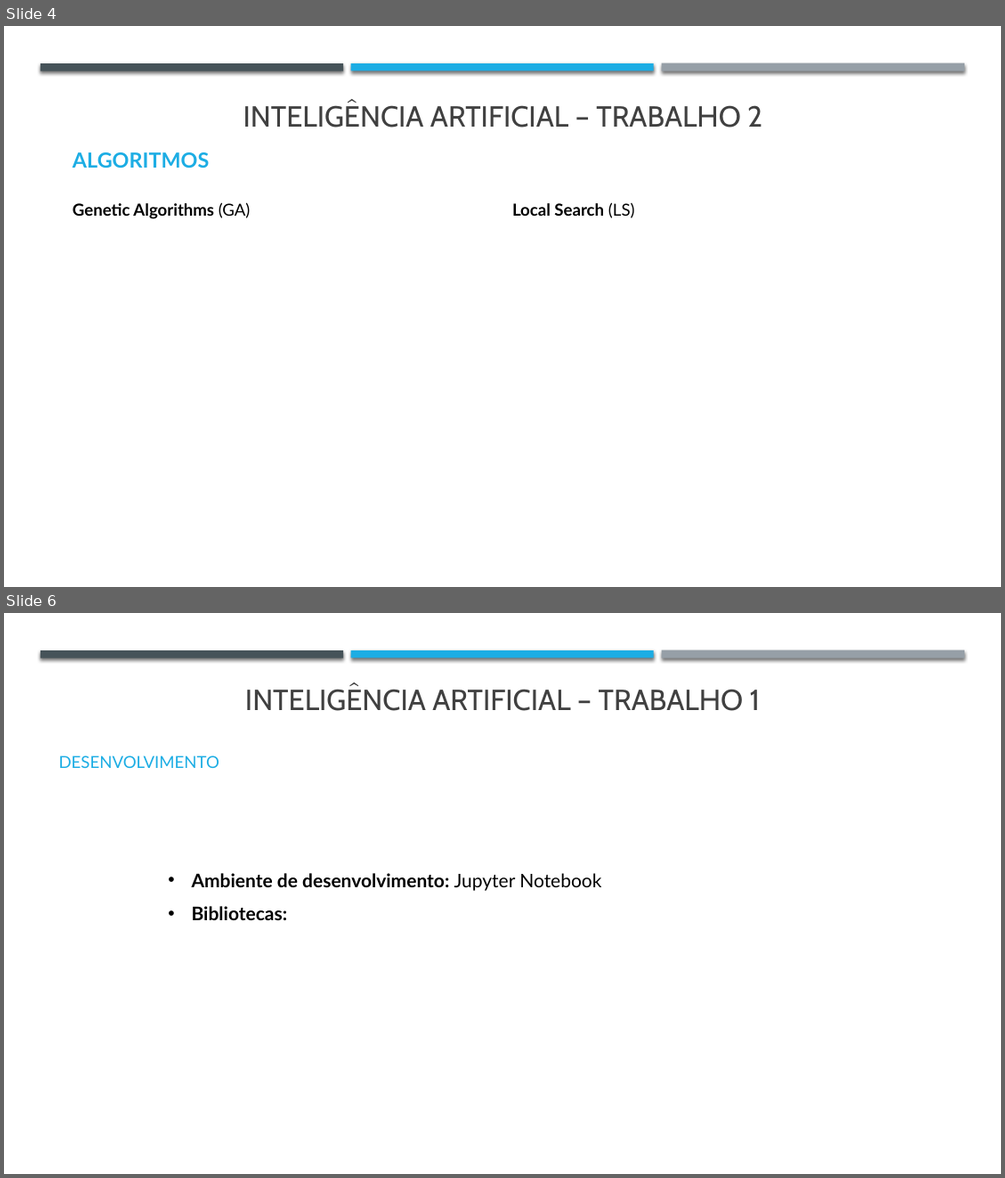
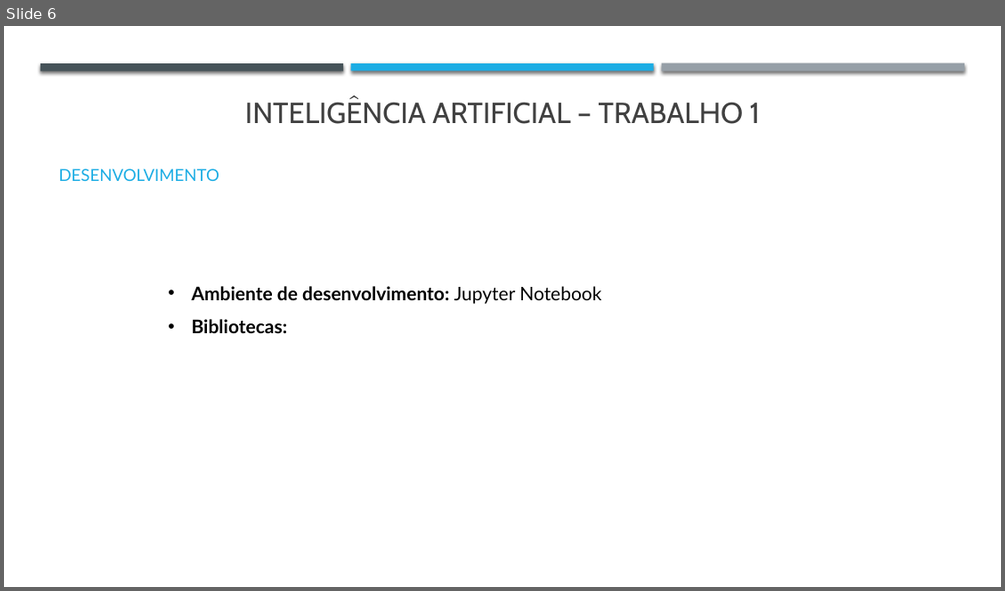
Before and after one commit to j-vm/FEUP_IART_2020, a slide deck: Assigment2/Checkpoint1_trabalho2.pptx. Shown one above the other, each under a label of ours: slides 4 and 6 before the commit, slide 6 after it; the slides between them are not shown. The pictures are 1005x1178 and 1005x591 pixels, drawn with LibreOffice and Linux fonts; fonts in the diff are those of the drawing. Boxes give left, top, right and bottom in pixels: in the first picture for what was removed or moved away, otherwise in the second. Text is boxed around its words. In the diff, an @@ line names an element or a change of style, - is before the commit and + after.

```diff
--- a/Assigment2/Checkpoint1_trabalho2.pptx
+++ b/Assigment2/Checkpoint1_trabalho2.pptx
@@ slide 4 removed at (4,26,1001,587), background #FFFFFF @@
@@ rectangle removed at (4,26,1001,587) @@
@@ rectangle removed at (40,63,343,70) @@
@@ rectangle removed at (351,63,654,70) @@
@@ rectangle removed at (662,63,964,71) @@
@@ text removed at (243,105,762,127) @@
-INTELIGÊNCIA ARTIFICIAL – TRABALHO 2
@@ text removed at (73,152,209,168) @@
-ALGORITMOS
@@ text removed at (73,202,251,219) @@
-Genetic Algorithms (GA)
@@ text removed at (512,202,635,218) @@
-Local Search (LS)
@@ rectangle removed at (40,278,965,551) @@
```
Also in this commit, not shown: 3 slides changed, 2 slides added, 1 other slide removed, 1 other file.
